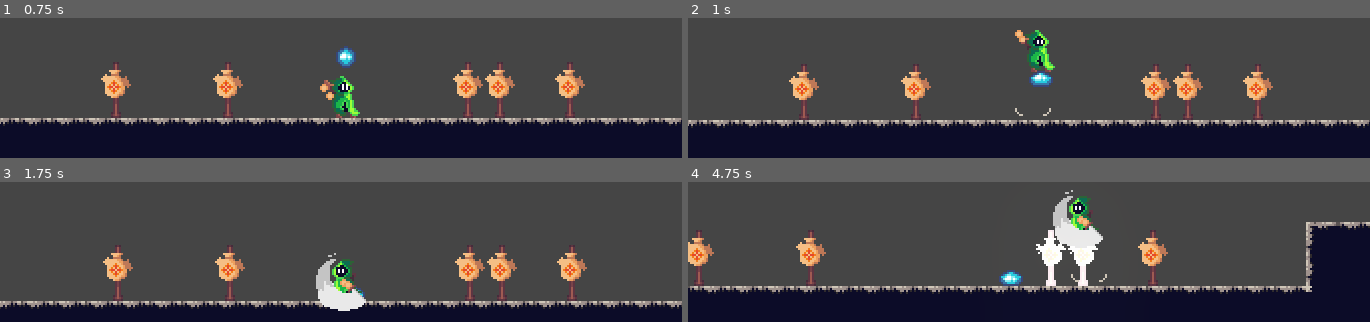
Above: before the commit, frames 1-4 (two rows, left to right).
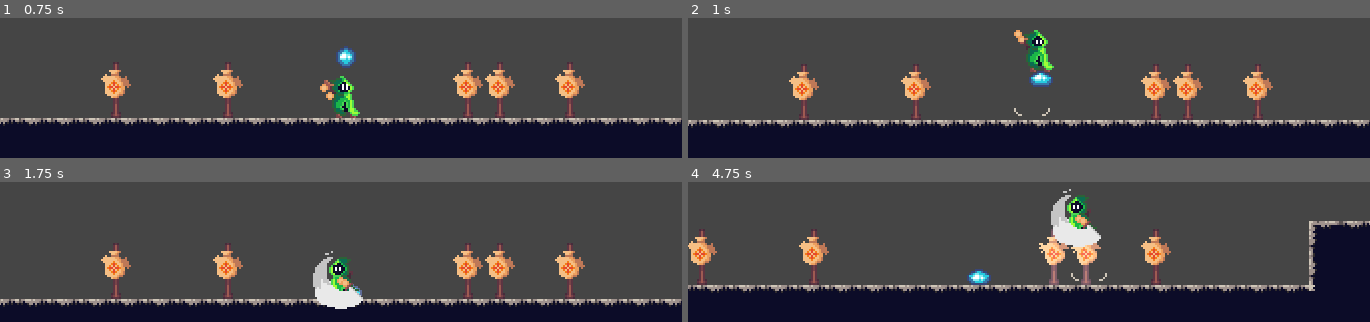
Above: after the commit, the same moments.

Repository: KrzysztofStaron/actionPlatformer
Game: Godot game, scene res://scenes/game.tscn
Two runs of this game, one before a commit and one after it. Both use one fixed random seed, a clock stepped at 60 frames per second and the inputs below.
Inputs (mouse positions are in pixels of both pictures, inside the frame that each line leads up to):
- Up to frame 1 (0.75 s): move the mouse to (outside the picture) at 0.52 s; press the mouse at (outside the picture) at 0.53 s; hold D (move_right) from 0.53 s (still down)
- Up to frame 2 (1 s): keep holding D (move_right); tap Space (jump) at 0.77 s
- Up to frame 3 (1.75 s): move the mouse to (outside the picture) at 1.27 s; release D (move_right) at 1.28 s; release the mouse at (outside the picture) at 1.28 s; hold A (move_left) from 1.28 s (still down); tap Ctrl (walk) at 1.35 s; tap Space (jump) at 1.52 s
- Up to frame 4 (4.75 s): move the mouse to (outside the picture) at 2.02 s; release A (move_left) at 2.03 s; press the mouse at (outside the picture) at 2.03 s; hold D (move_right) 2.03-3.53 s; move the mouse to (994, 207) at 2.77 s; release the mouse at (994, 207) at 2.78 s; tap Ctrl (walk) at 2.85, 4.35 s; tap Space (jump) at 3.02, 3.77, 4.52 s; move the mouse to (1233, 187) at 3.52 s; press the mouse at (1233, 187) at 3.53 s; hold A (move_left) from 3.53 s (still down); move the mouse to (outside the picture) at 4.27 s; release the mouse at (outside the picture) at 4.28 s

Frame 1 is identical in both runs. In frame 2, 0.4% of the frame differs, in the area x 47-54%, y 8-70%; in frame 3, 7.5%; in frame 4, 8.8%, in the area x 0-100%, y 5-80%.

Commit message:
better atack colliders

Diff:
--- a/player/player.tscn
+++ b/player/player.tscn
@@ -291,10 +291,10 @@
 tracks/4/imported = false
 tracks/4/enabled = true
 tracks/4/keys = {
-"times": PoolRealArray( 0, 0.5, 0.65, 1.05, 1.2 ),
+"times": PoolRealArray( 0, 0.5, 0.65, 1.1, 1.25 ),
 "transitions": PoolRealArray( 1, 1, 1, 1, 1 ),
 "update": 1,
-"values": [ PoolVector2Array( 0, 0, 0, 0, 0, 0 ), PoolVector …(84 unchanged characters)…  3.09678, 2.84444, -0.774194, 4.26667, -2.70968, 4.26667, -2.70968, -4.97778 ), PoolVector2Array( 0, 0, 0, 0, 0, 0 ), PoolVector2Array( 3.87097, -4.97778, 3.87097, 3.91111, -1.54839, 3.91111, -1.54839, -4.97778 ), PoolVector2Array( 0, 0, 0, 0, 0, 0 ) ]
+"values": [ PoolVector2Array( 0, 0, 0, 0, 0, 0 ), PoolVector …(84 unchanged characters)…  3.09678, 2.84444, -0.774194, 4.26667, -7.74195, 4.26667, -7.74195, 3.2, -2.70968, 0, -8.12904, -3.91111, -8.12904, -4.97778 ), PoolVector2Array( 0, 0, 0, 0, 0, 0 ), PoolVector2Array( 3.87097, -4.97778, 3.87097, 4.62222, -3.87097, 4.62222, -6.96775, 3.2, -1.54839, -4.97778 ), PoolVector2Array( 0, 0, 0, 0, 0, 0 ) ]
 }
 tracks/5/type = "method"
 tracks/5/path = NodePath("data/atack")
@@ -303,7 +303,7 @@
 tracks/5/imported = false
 tracks/5/enabled = true
 tracks/5/keys = {
-"times": PoolRealArray( 0.55, 1.1 ),
+"times": PoolRealArray( 0.55, 1.15 ),
 "transitions": PoolRealArray( 1, 1 ),
 "values": [ {
 "args": [  ],
@@ -320,7 +320,7 @@
 tracks/6/imported = false
 tracks/6/enabled = true
 tracks/6/keys = {
-"times": PoolRealArray( 0, 0.4, 0.9, 1.1 ),
+"times": PoolRealArray( 0, 0.4, 0.9, 1.15 ),
 "transitions": PoolRealArray( 1, 1, 1, 1 ),
 "update": 1,
 "values": [ 0.2, 0.05, 0.4, 0.05 ]
@@ -466,9 +466,10 @@
 [node name="Sprite" type="Sprite" parent="."]
 material = SubResource( 25 )
 position = Vector2( 0, 1 )
-texture = ExtResource( 1 )
-hframes = 2
-vframes = 2
+texture = ExtResource( 4 )
+hframes = 5
+vframes = 4
+frame = 1
 
 [node name="collision" type="CollisionShape2D" parent="."]
 shape = SubResource( 24 )
@@ -487,7 +488,7 @@
 step = 210
 dust = ExtResource( 6 )
 jumpHeight = -145
-speedMultiplayer = 0.2
+speedMultiplayer = 0.05
 
 [node name="playerAnimations" type="AnimationPlayer" parent="."]
 anims/RESET = SubResource( 51 )
@@ -502,7 +503,6 @@
 [node name="animation" type="AnimationTree" parent="."]
 tree_root = SubResource( 28 )
 anim_player = NodePath("../playerAnimations")
-active = true
 parameters/playback = SubResource( 29 )
 
 [node name="groundSensor" type="Area2D" parent="."]
